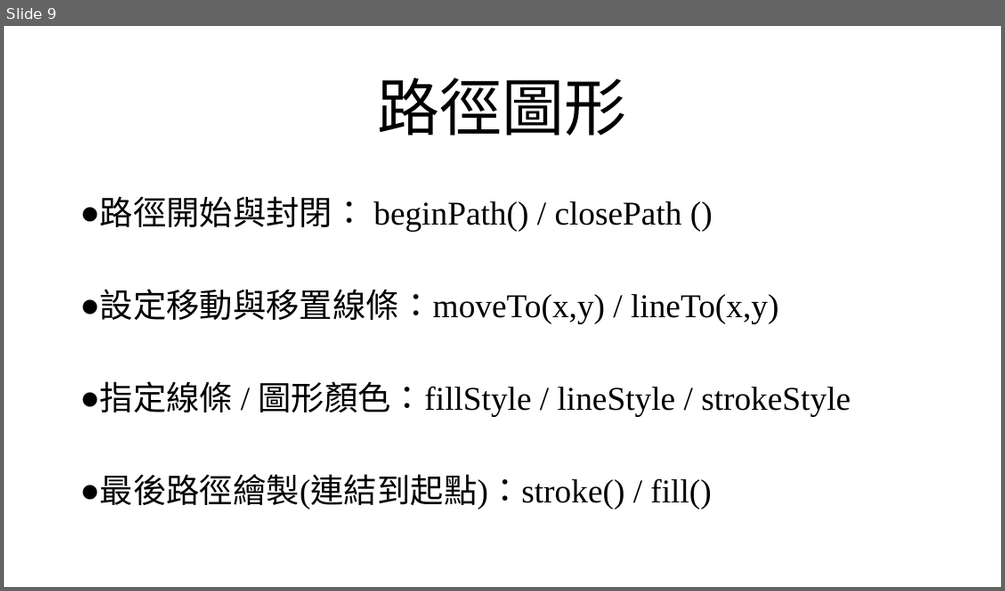
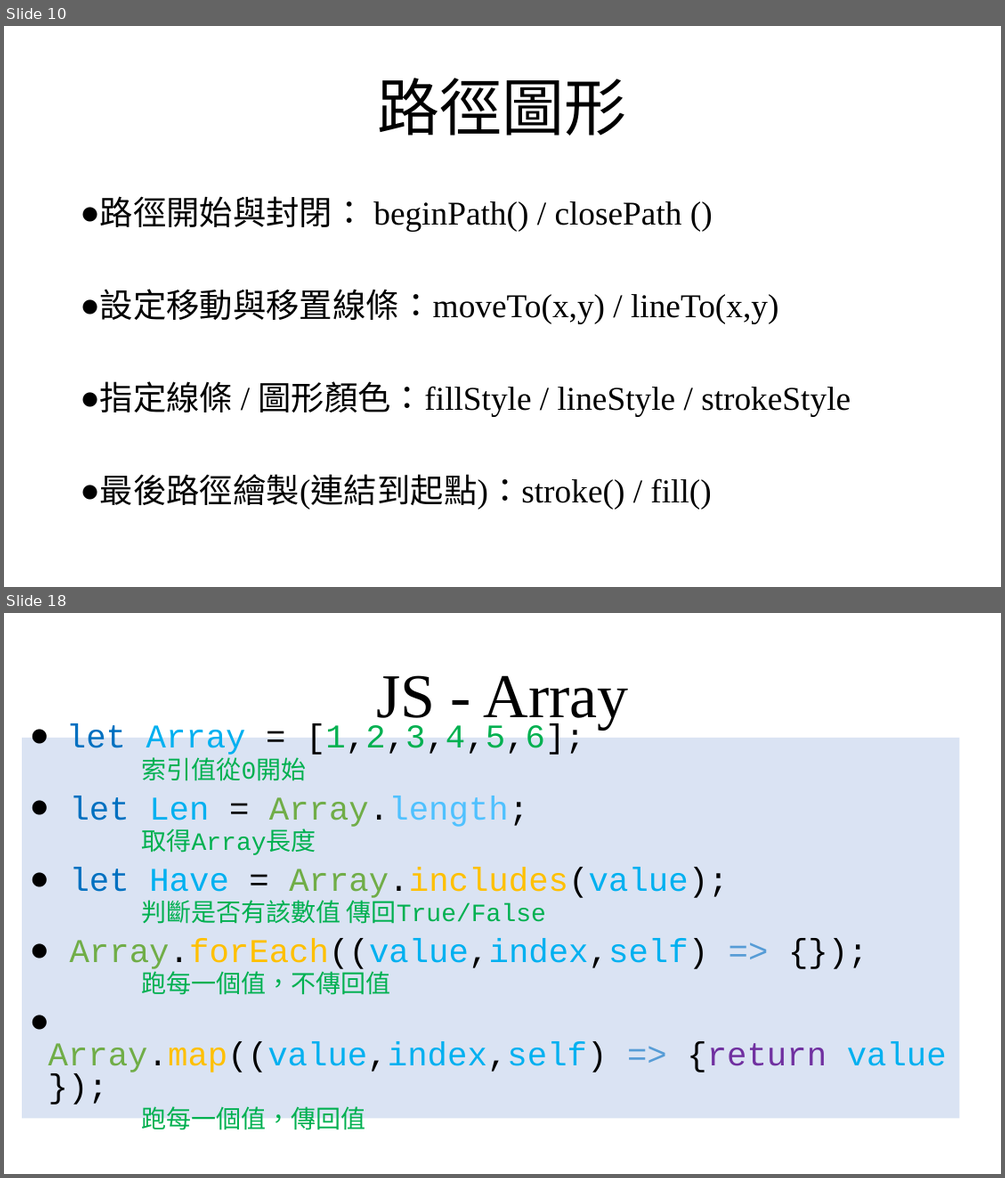
Before and after one commit to beenyan/RLSB, a slide deck: 俄羅斯方塊.pptx. Shown one above the other, each under a label of ours: slide 9 before the commit, slides 10 and 18 after it; the slides between them are not shown. The pictures are 1005x591 and 1005x1178 pixels, drawn with LibreOffice and Linux fonts; fonts in the diff are those of the drawing; background and template pictures are left out. Boxes give left, top, right and bottom in pixels: in the first picture for what was removed or moved away, otherwise in the second. Text is boxed around its words. In the diff, an @@ line names an element or a change of style, - is before the commit and + after.

```diff
--- a/俄羅斯方塊.pptx
+++ b/俄羅斯方塊.pptx
@@ slide 18 added at box(4, 613, 1001, 1174), background picture (left out) @@
@@ title added at box(376, 675, 629, 730), 60 pt, text #000000 @@
+JS - Array
@@ text added at box(22, 738, 960, 1119), fill #DAE3F3, 32 pt, text #00B050 @@
+● let Array = [1,2,3,4,5,6];
+  索引值從0開始
+● let Len = Array.length;
+  取得Array長度
+● let Have = Array.includes(value);
+  判斷是否有該數值 傳回True/False
+● Array.forEach((value,index,self) => {});
+  跑每一個值，不傳回值
+● Array.map((value,index,self) => {return value});
+  跑每一個值，傳回值
@@ what was slide 9 is now slide 10 @@
```
Also in this commit, not shown: 6 slides changed, 7 other slides added, 4 slides removed, 3 other files.
